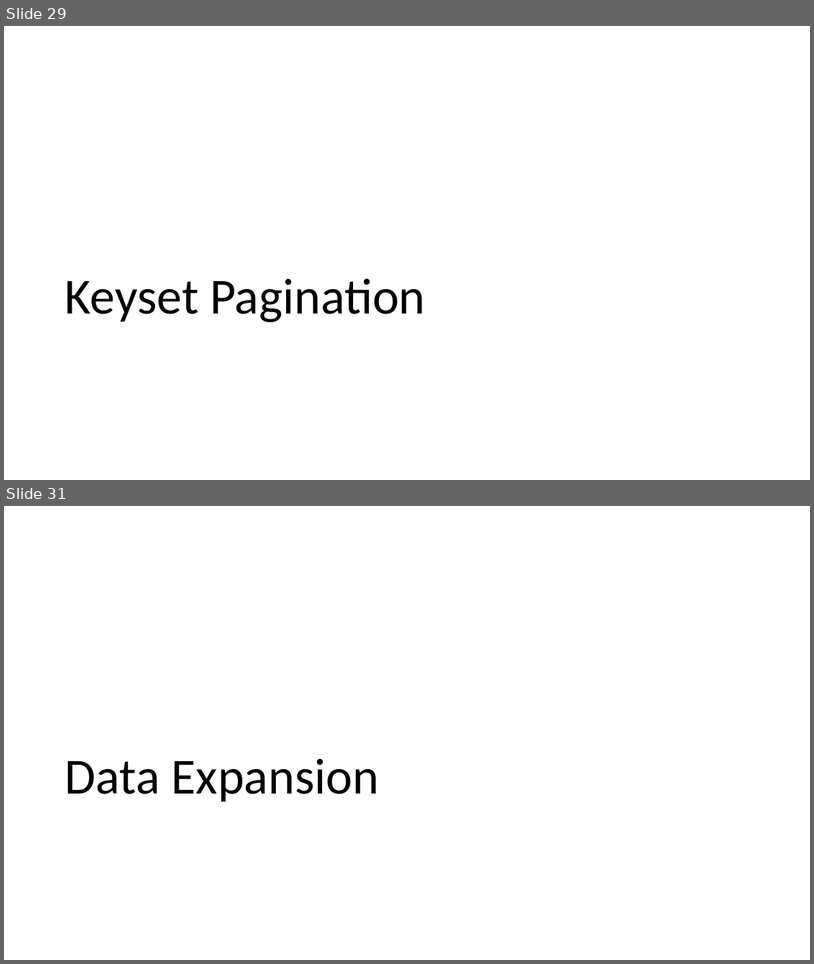
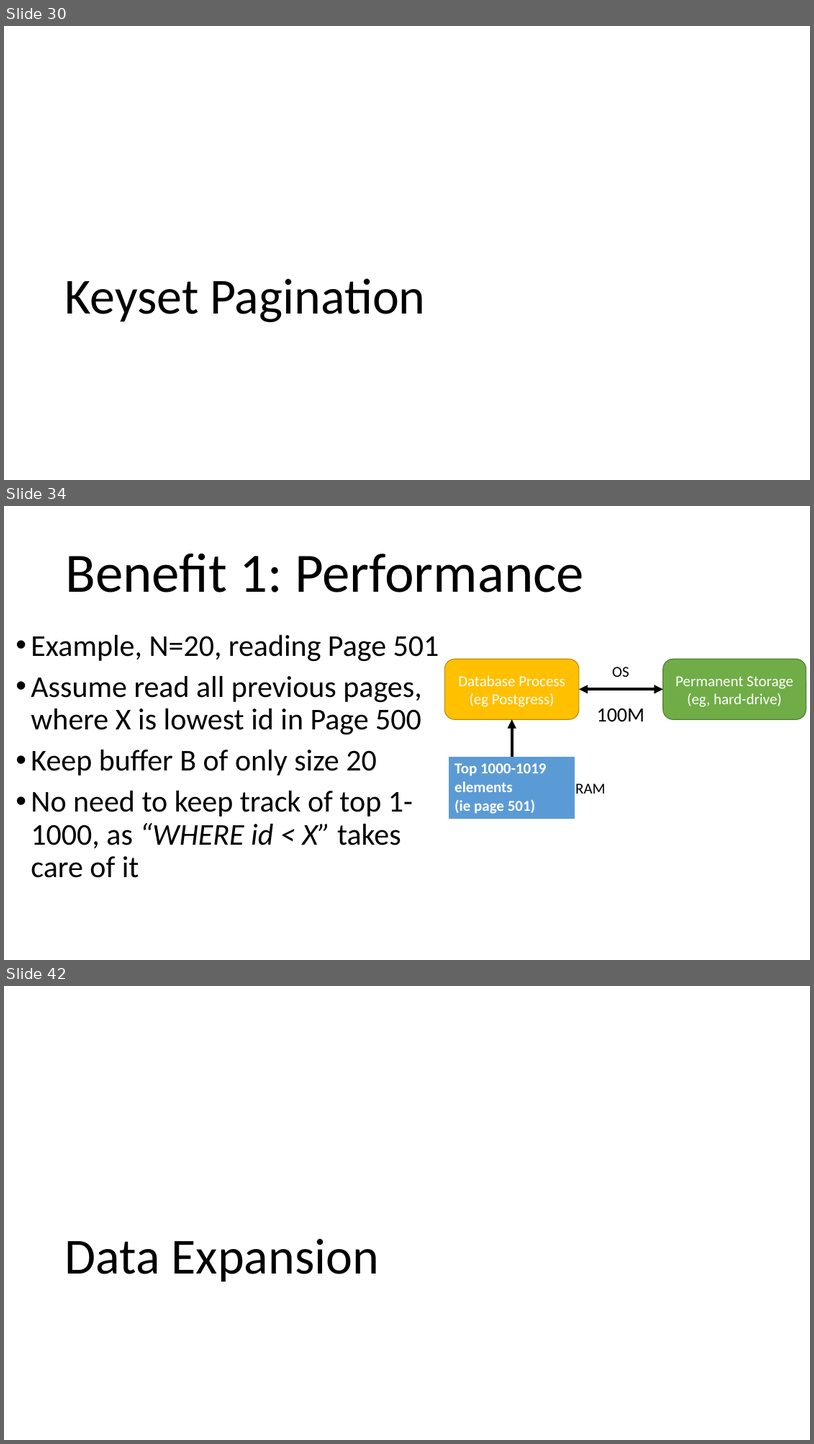
Before and after one commit to arcuri82/testing_security_development_enterprise_systems, a slide deck: doc/advanced/slides/lesson_04.pptx. Shown one above the other, each under a label of ours: slides 29 and 31 before the commit, slides 30, 34 and 42 after it; the slides between them are not shown. The pictures are 814x964 and 814x1444 pixels, drawn with LibreOffice and Linux fonts; fonts in the diff are those of the drawing. Boxes give left, top, right and bottom in pixels: in the first picture for what was removed or moved away, otherwise in the second. Text is boxed around its words. In the diff, an @@ line names an element or a change of style, - is before the commit and + after.

```diff
--- a/doc/advanced/slides/lesson_04.pptx
+++ b/doc/advanced/slides/lesson_04.pptx
@@ slide 34 added at (x1=4, y1=506, x2=810, y2=960), background #FFFFFF @@
@@ title added at (x1=65, y1=553, x2=584, y2=592), 66 pt, text #000000 @@
+Benefit 1: Performance
@@ text added at (x1=31, y1=635, x2=440, y2=878), 36 pt, text #000000 @@
+• Example, N=20, reading Page 501
+• Assume read all previous pages, where X is lowest id in Page 500
+• Keep buffer B of only size 20
+• No need to keep track of top 1-1000, as “WHERE id < X” takes care of it
@@ rounded rectangle added at (x1=445, y1=659, x2=579, y2=720), fill #FFC000, outline #BD8E00 1 pt, 18 pt, text #FFFFFF @@
+Database Process
+(eg Postgress)
@@ text added at (x1=612, y1=667, x2=630, y2=677), 18 pt, text #000000 @@
+OS
@@ rounded rectangle added at (x1=664, y1=659, x2=807, y2=720), fill #70AD47, outline #538035 1 pt, 18 pt, text #FFFFFF @@
+Permanent Storage
+(eg, hard-drive)
@@ double arrow added from (579, 690) to (664, 690), #000000 3.5 pt @@
@@ arrow added from (512, 757) to (512, 720), #000000 3.5 pt @@
@@ text added at (x1=597, y1=708, x2=645, y2=721), 24 pt, text #000000 @@
+100M
@@ table added at (x1=449, y1=757, x2=576, y2=820), 1 rows, 1 columns @@
+Top 1000-1019 elements / (ie page 501)
@@ text added at (x1=576, y1=783, x2=605, y2=793), 18 pt, text #000000 @@
+RAM
@@ what was slide 29 is now slide 30 @@
@@ what was slide 31 is now slide 42 @@
```
Also in this commit, not shown: 1 slide changed, 11 other slides added, 1 slide removed, 1 other file.
